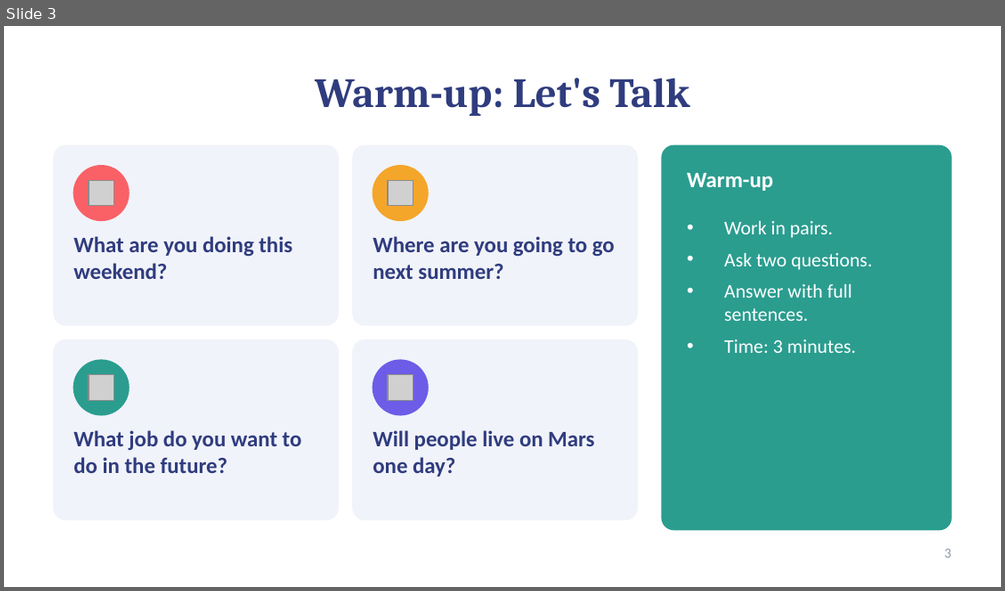
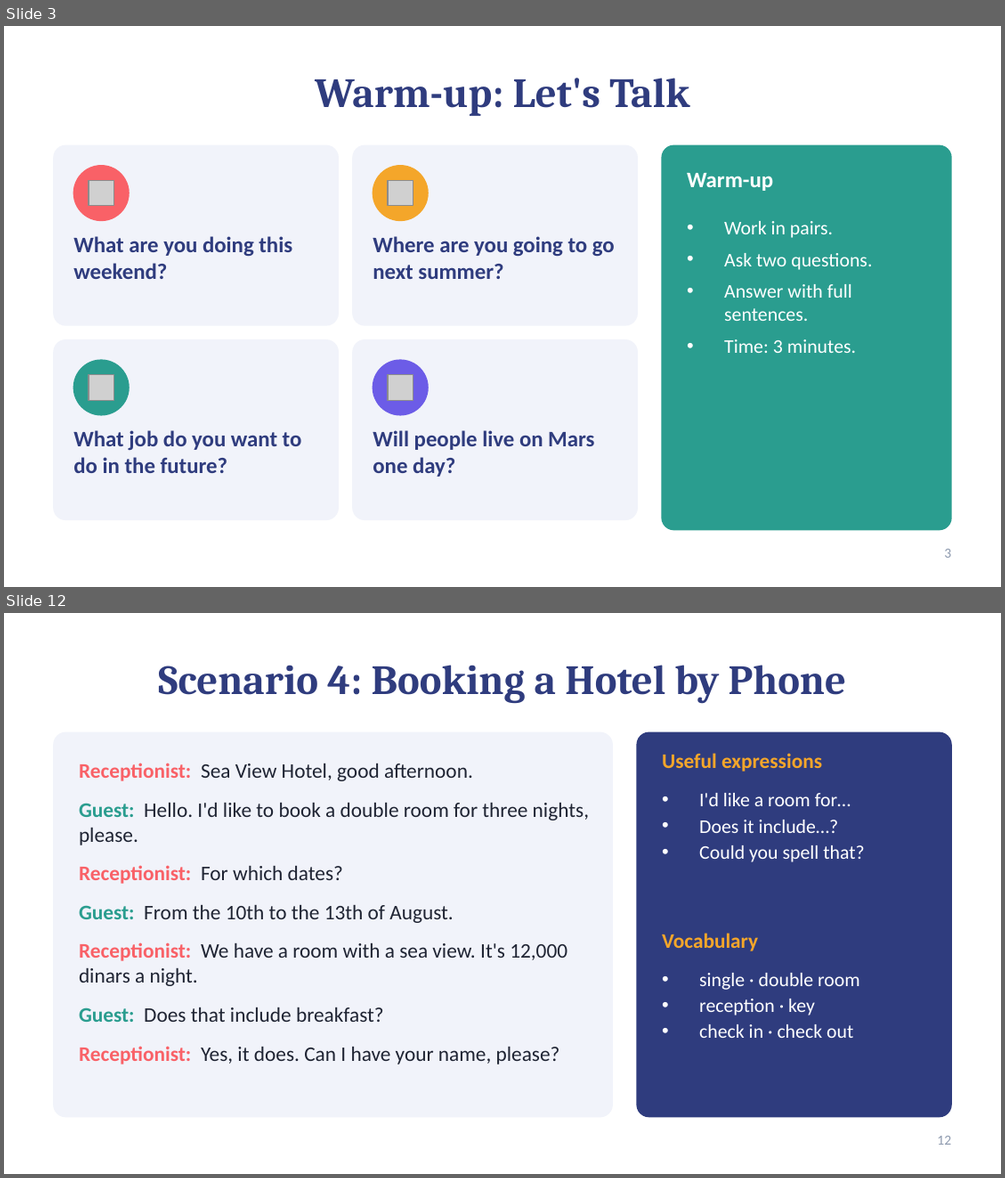
Before and after one commit to moundhermghezzi321-oss/leafgraud, a slide deck: Lesson5_Plans_and_Dreams.pptx. Shown one above the other, each under a label of ours: slide 3 before the commit, slides 3 and 12 after it; the slides between them are not shown. The pictures are 1005x591 and 1005x1178 pixels, drawn with LibreOffice and Linux fonts; fonts in the diff are those of the drawing; grey boxes stand for pictures. Boxes give left, top, right and bottom in pixels: in the first picture for what was removed or moved away, otherwise in the second. Text is boxed around its words. In the diff, an @@ line names an element or a change of style, - is before the commit and + after.

```diff
--- a/Lesson5_Plans_and_Dreams.pptx
+++ b/Lesson5_Plans_and_Dreams.pptx
@@ slide 12 added at <box>4,613,1001,1174</box>, background #FFFFFF @@
@@ title added at <box>158,665,846,703</box>, 30 pt, text #2F3C7E, bold @@
+Scenario 4: Booking a Hotel by Phone
@@ rounded rectangle added at <box>54,732,612,1117</box>, fill #F1F3FA, outline #F1F3FA 1 pt @@
@@ rounded rectangle added at <box>637,732,951,1117</box>, fill #2F3C7E, outline #2F3C7E 1 pt @@
@@ text added at <box>79,763,589,1064</box>, 15 pt, text #1F2433 @@
+Receptionist: Sea View Hotel, good afternoon.
+Guest: Hello. I'd like to book a double room for three nights, please.
+Receptionist: For which dates?
+Guest: From the 10th to the 13th of August.
+Receptionist: We have a room with a sea view. It's 12,000 dinars a night.
+Guest: Does that include breakfast?
+Receptionist: Yes, it does. Can I have your name, please?
@@ text added at <box>662,753,822,771</box>, 15 pt, text #F4A62A, bold @@
+Useful expressions
@@ text added at <box>699,793,864,862</box>, 14 pt, text #FFFFFF @@
+• I'd like a room for…
+• Does it include…?
+• Could you spell that?
@@ text added at <box>662,933,758,951</box>, 15 pt, text #F4A62A, bold @@
+Vocabulary
@@ text added at <box>699,973,860,1038</box>, 14 pt, text #FFFFFF @@
+• single · double room
+• reception · key
+• check in · check out
@@ page number added at <box>937,1135,951,1144</box>, 10 pt, text #8D99AE @@
+12
```
Also in this commit, not shown: 11 slides changed, 6 other slides added, 6 slides removed.
